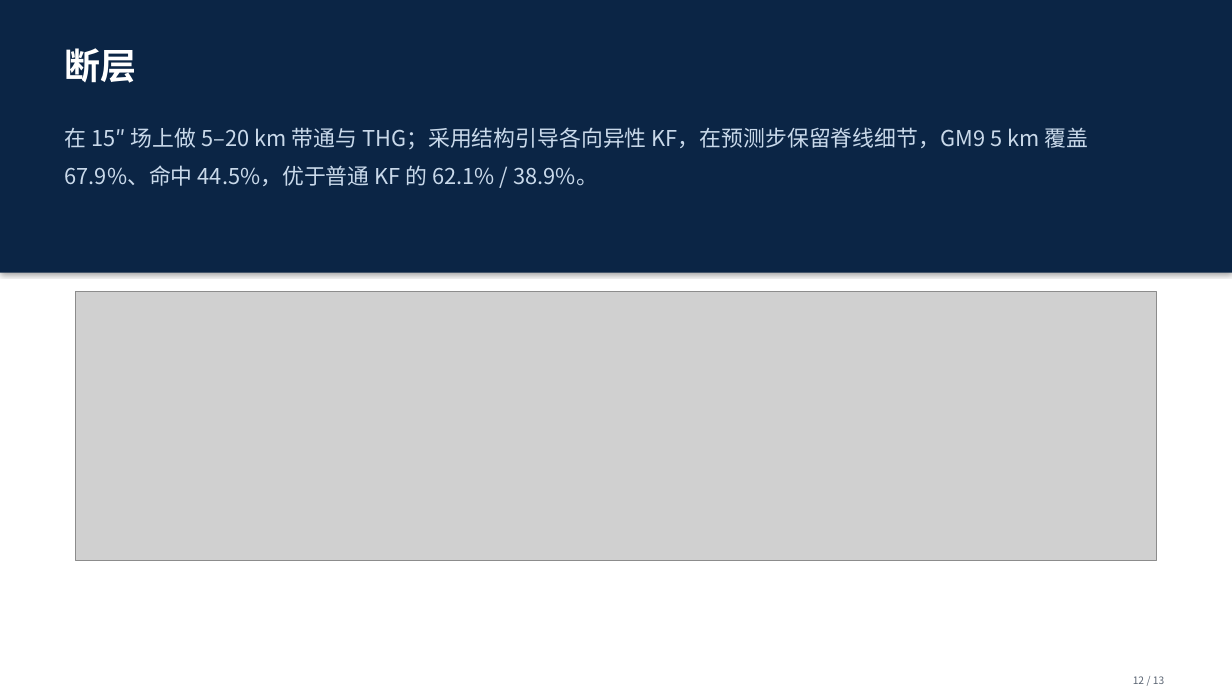
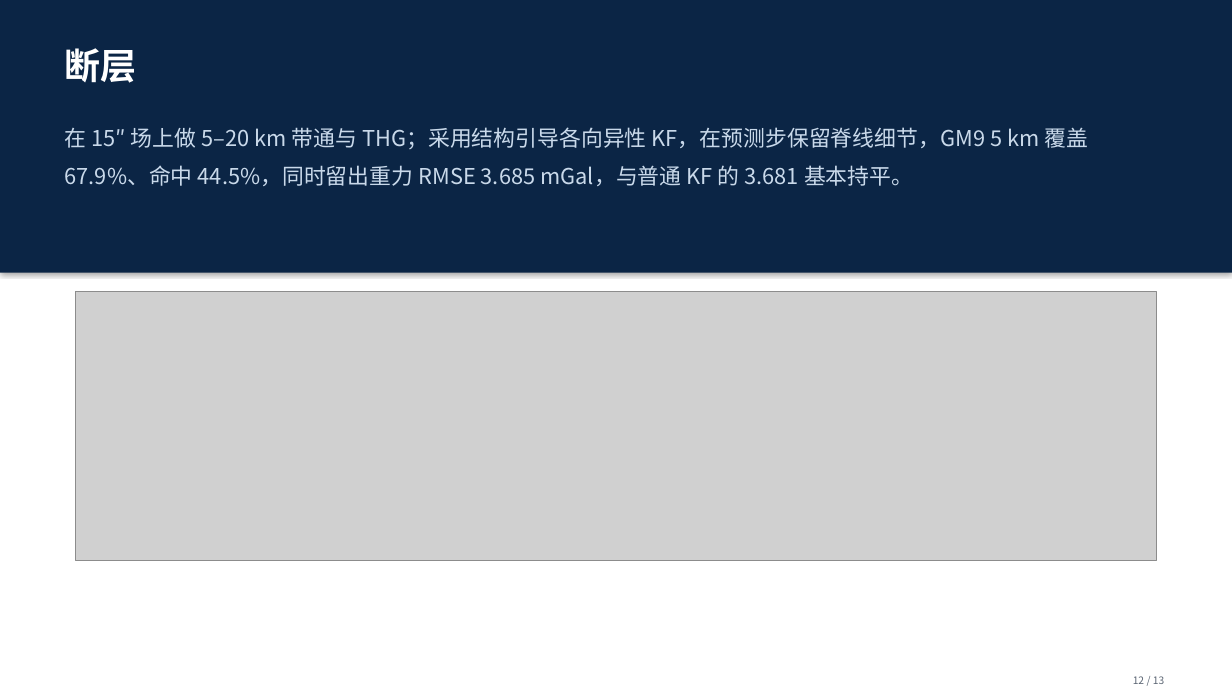
Before and after one commit to shuyunkai/kalman_gravity, a slide deck: slide 12 of ppt/汇报_新结构_13页.pptx. Drawn at 1232x693 pixels with LibreOffice and Linux fonts; fonts in the diff are those of the drawing; grey boxes stand for pictures. Boxes give left, top, right and bottom in pixels: in the first picture for what was removed or moved away, otherwise in the second. Text is boxed around its words. In the diff, an @@ line names an element or a change of style, - is before the commit and + after.

Commit message:
feat: balance anisotropic KF accuracy and fault
RMSE 3.685 vs 3.681; fault 67.9/44.5

```diff
--- a/ppt/汇报_新结构_13页.pptx
+++ b/ppt/汇报_新结构_13页.pptx
@@ text at bbox=[65, 127, 1089, 186]: text changed @@
-在 15″ 场上做 5–20 km 带通与 THG；采用结构引导各向异性 KF，在预测步保留脊线细节，GM9 5 km 覆盖 67.9%、命中 44.5%，优于普通 KF 的 62.1% / 38.9%。
+在 15″ 场上做 5–20 km 带通与 THG；采用结构引导各向异性 KF，在预测步保留脊线细节，GM9 5 km 覆盖 67.9%、命中 44.5%，同时留出重力 RMSE 3.685 mGal，与普通 KF 的 3.681 基本持平。
```
Also in this commit, not shown: 3 other files.
